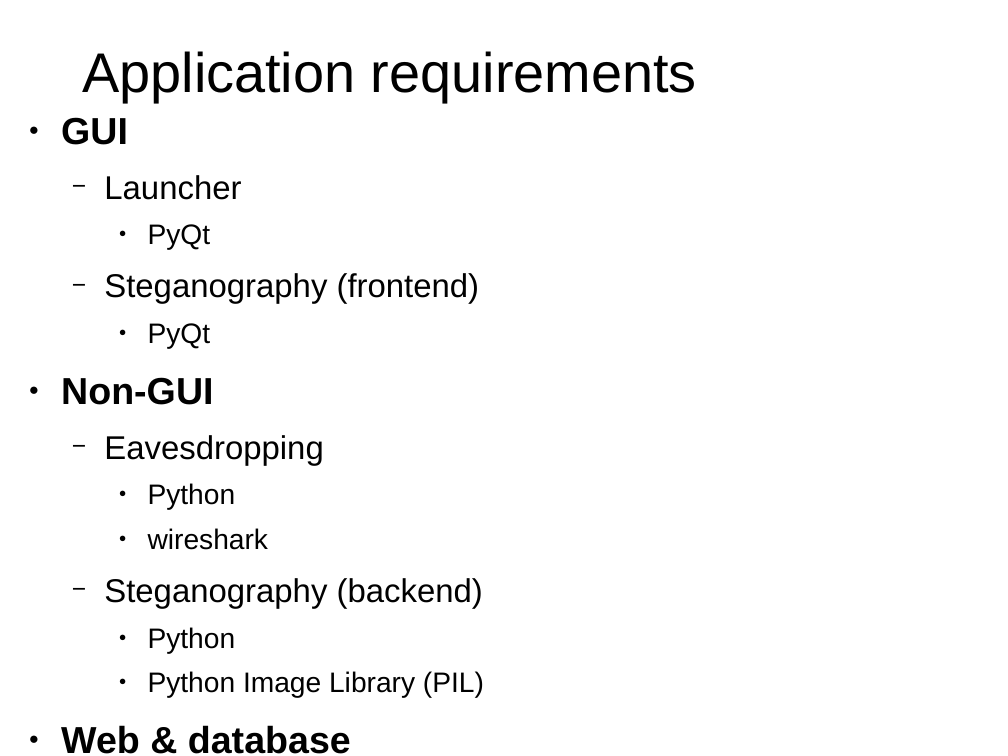
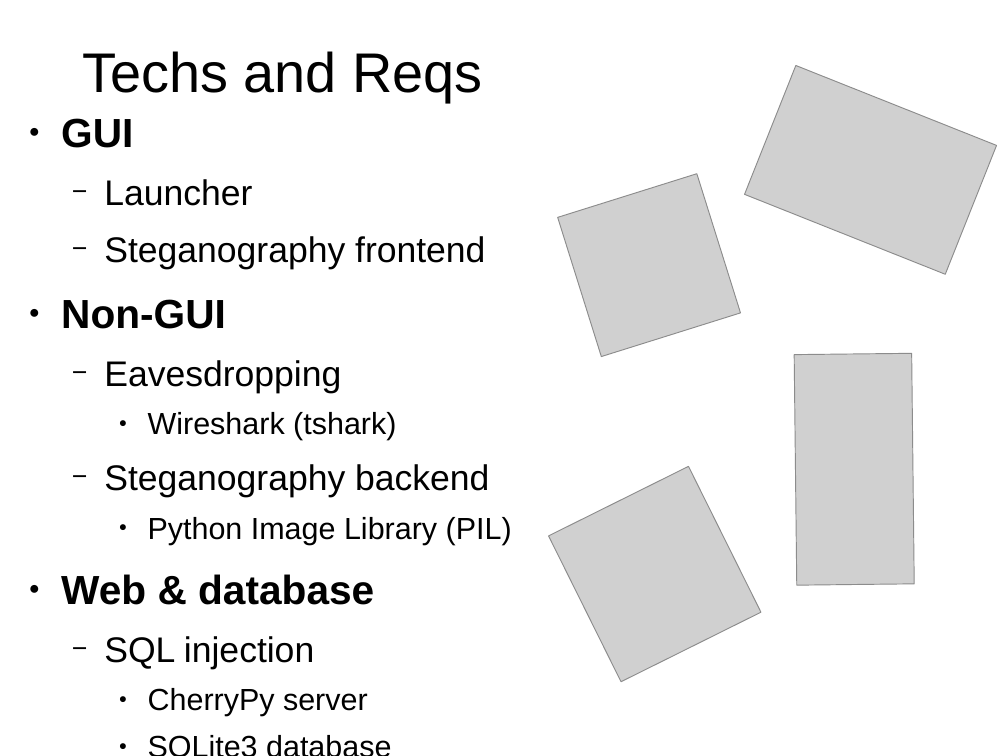
Before and after one commit to nzimm/toolkit, a slide deck: slide 3 of docs/Presentation.odp. Drawn at 1008x756 pixels with LibreOffice and Linux fonts; fonts in the diff are those of the drawing; grey boxes stand for pictures. Boxes give left, top, right and bottom in pixels: in the first picture for what was removed or moved away, otherwise in the second. Text is boxed around its words. In the diff, an @@ line names an element or a change of style, - is before the commit and + after.

```diff
--- a/docs/Presentation.odp
+++ b/docs/Presentation.odp
@@ title at (82, 51, 482, 102): text changed @@
-Application requirements
+Techs and Reqs
@@ picture added at (745, 66, 997, 275) @@
@@ text at (61, 118, 512, 716): size 29.6 to 32 pt in "GUI", "Non-GUI", "Web & database"; size 25.9 to 28 pt in "Launcher", "Eavesdropping", "SQL injection"; size 22.2 to 24 pt in "Python Image Library (PIL)", "CherryPy server", "SQLite3 database" @@
@@ picture added at (558, 174, 741, 357) @@
@@ text at (104, 236, 485, 269): text changed; size 25.9 to 28 pt @@
-    ● PyQt
-  − Steganography (frontend)
-    ● PyQt
+  − Steganography frontend
@@ picture added at (795, 353, 915, 585) @@
@@ text at (104, 412, 489, 498): text changed; size 25.9 to 28 pt @@
-    ● Python
-    ● wireshark
-  − Steganography (backend)
-    ● Python
+    ● Wireshark (tshark)
+  − Steganography backend
@@ picture added at (549, 467, 762, 682) @@
```
Also in this commit, not shown: 3 other slides changed, 2 slides added, 2 slides removed, 1 other file.
